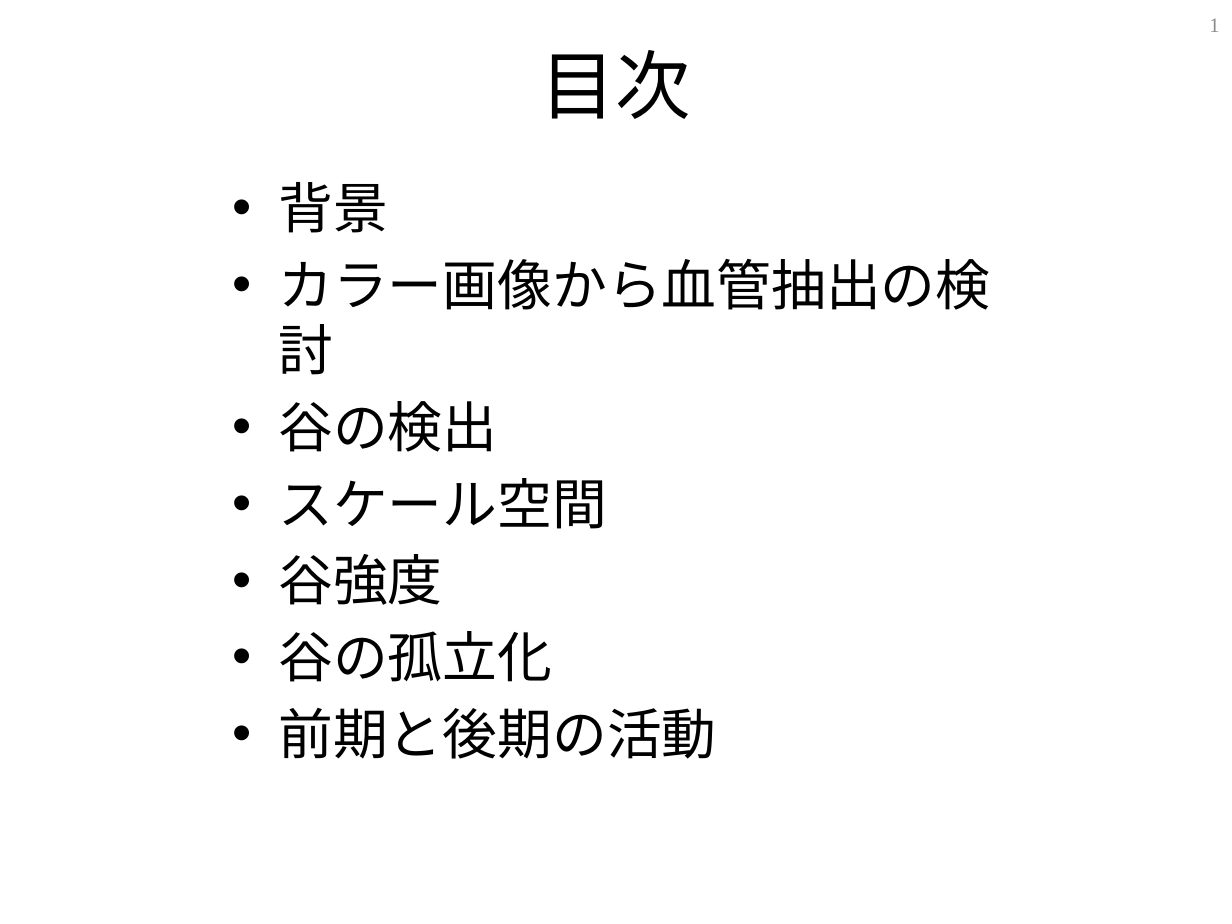
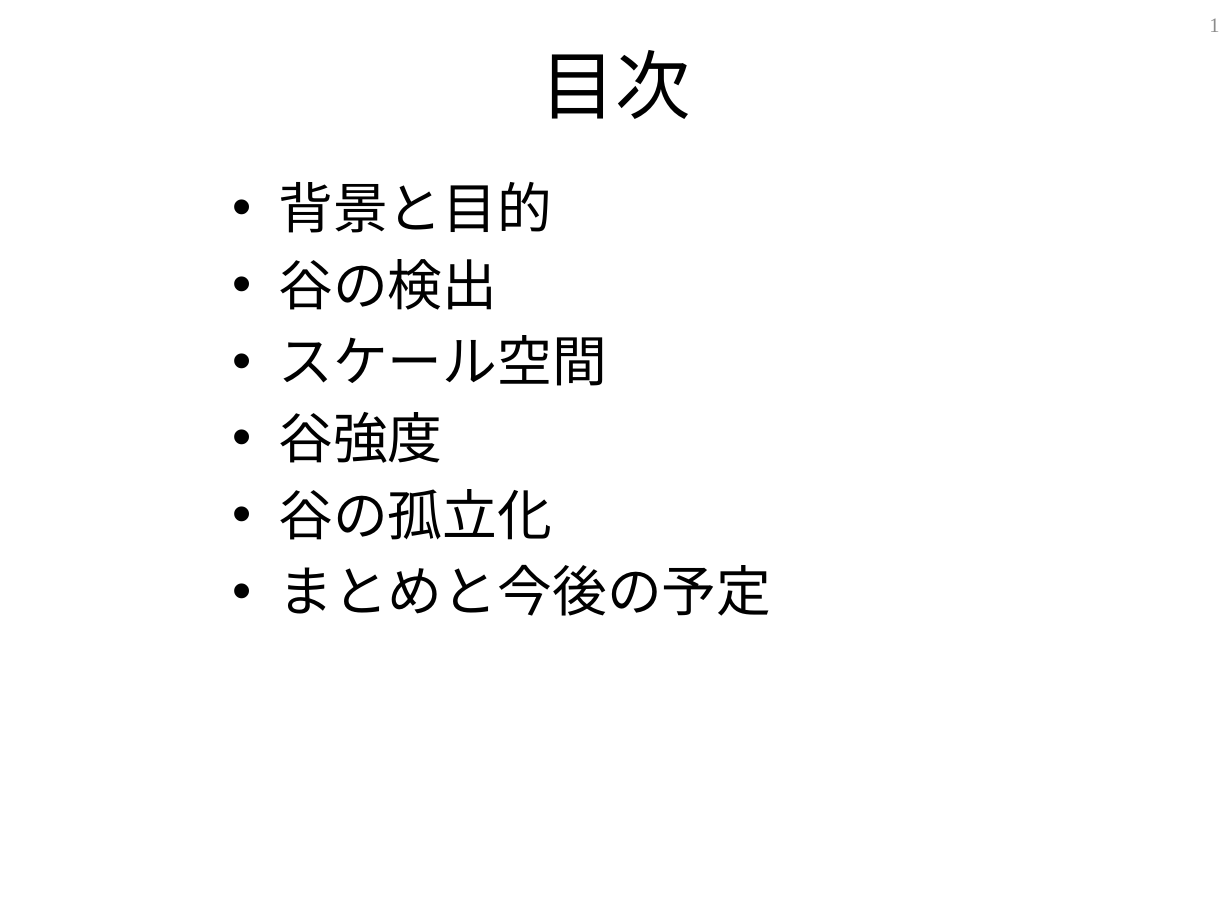
Before and after one commit to Quevun/blood_vessel_detection, a slide deck: slide 2 of blood vessel detection.pptx. Drawn at 1232x924 pixels with LibreOffice and Linux fonts; fonts in the diff are those of the drawing. Boxes give left, top, right and bottom in pixels: in the first picture for what was removed or moved away, otherwise in the second. Text is boxed around its words. In the diff, an @@ line names an element or a change of style, - is before the commit and + after.

```diff
--- a/blood vessel detection.pptx
+++ b/blood vessel detection.pptx
@@ text at (278,182,552,233): text changed @@
-• 背景
-• カラー画像から血管抽出の検討
+• 背景と目的
@@ text at (278,565,771,616): text changed @@
-• 前期と後期の活動
+• まとめと今後の予定
```
Also in this commit, not shown: 6 other slides changed, 2 slides added, 1 slide removed.
